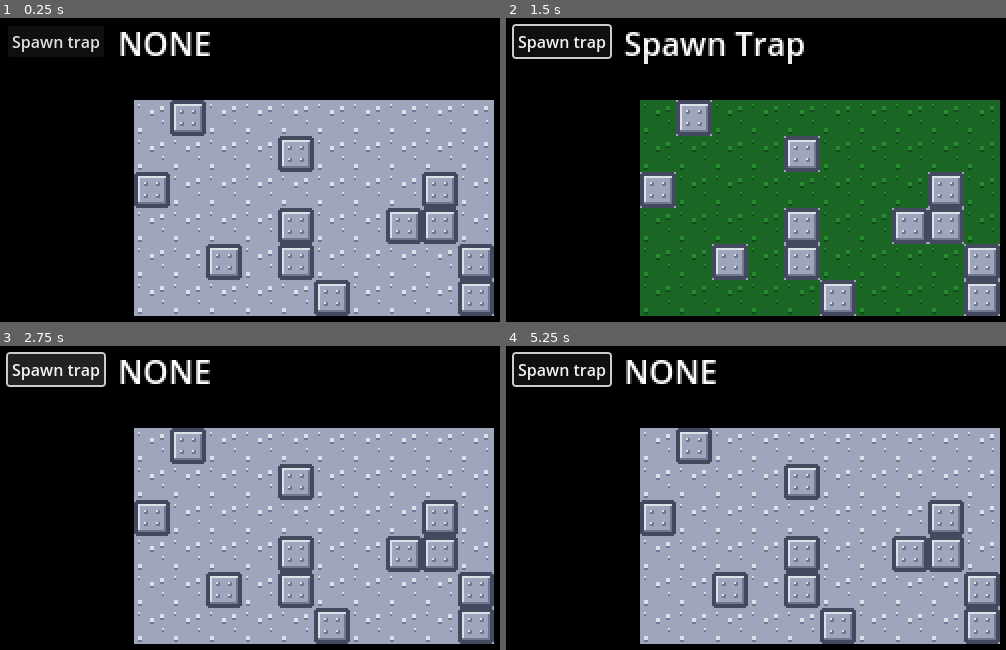
Above: before the commit, frames 1-4 (two rows, left to right).
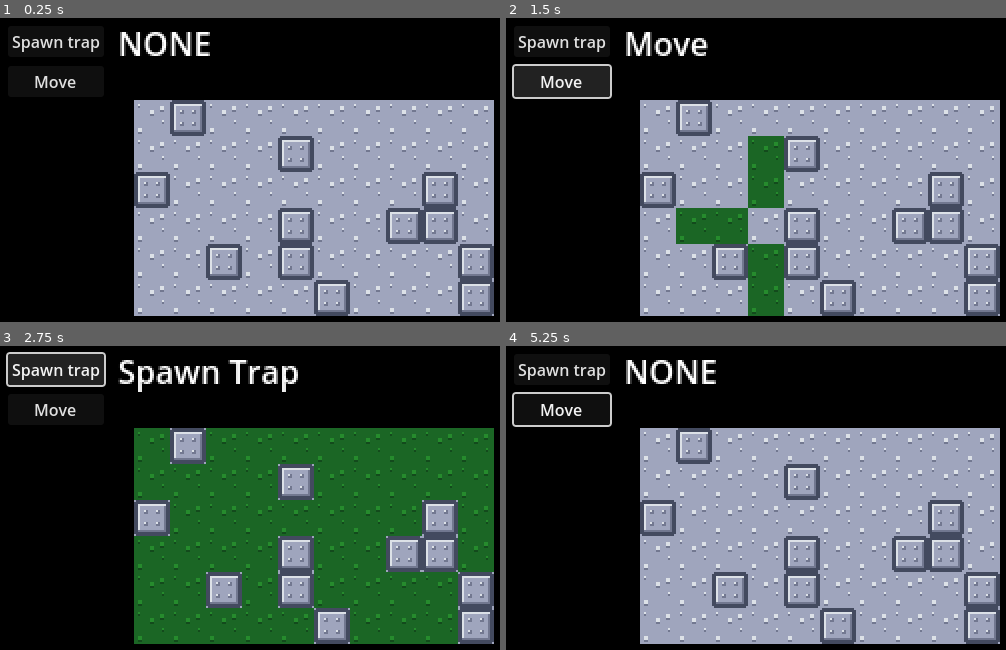
Above: after the commit, the same moments.

Repository: SadnessTrain/ronin-final-breath
Game: Godot game, scene res://Scenes/MainScene.tscn
Two runs of this game, one before a commit and one after it. Both use one fixed random seed, a clock stepped at 60 frames per second and the inputs below.
Inputs (mouse positions are in pixels of both pictures, inside the frame that each line leads up to):
- Up to frame 1 (0.25 s): no input
- Up to frame 2 (1.5 s): click "Spawn trap" at 0.5 s; click (561, 81) at 1.25 s, where only the run after the commit has a clickable "Move"
- Up to frame 3 (2.75 s): click "Spawn trap" at 2 s
- Up to frame 4 (5.25 s): click (561, 409) at 2.75 s, where only the run after the commit has a clickable "Move"; click "Spawn trap" at 3.5 s; click (561, 409) at 4.25 s, where only the run after the commit has a clickable "Move"; tap Enter at 5 s; move the mouse to (656, 446) at 5.02 s; click (656, 446) at 5.1 s

The runs differ from the first frame. In frame 1, 0.2% of the frame differs, in the area x 7-16%, y 19-24%; in frame 2, 40%; in frame 3, 43%, in the area x 7-99%, y 4-99%; in frame 4, 0.9%.

Commit message:
Add function to find all possible tiles to move on

Diff:
--- a/Scenes/MainScene.tscn
+++ b/Scenes/MainScene.tscn
@@ -18,6 +18,14 @@
 scale = Vector2(0.5, 0.5)
 text = "Spawn trap"
 
+[node name="Move" type="Button" parent="CanvasLayer"]
+offset_left = -72.0
+offset_top = -26.0
+offset_right = 24.0
+offset_bottom = 5.0
+scale = Vector2(0.5, 0.5)
+text = "Move"
+
 [node name="RichTextLabel" type="RichTextLabel" parent="CanvasLayer"]
 offset_left = -17.0
 offset_top = -49.0
@@ -35,3 +43,4 @@
 playfield = NodePath("../Playfield")
 
 [connection signal="pressed" from="CanvasLayer/SpawnTrap" to="TestingManager" method="handleSpawnTrapButtonClick"]
+[connection signal="pressed" from="CanvasLayer/Move" to="TestingManager" method="handleMoveButtonClick"]
--- a/Scripts/Autoload/UtilsAutoload.gd
+++ b/Scripts/Autoload/UtilsAutoload.gd
@@ -4,3 +4,40 @@
 	var rng = RandomNumberGenerator.new()
 	var randomNumber = rng.randf_range(min, max)
 	return randomNumber
+
+func FilterNulls(element):
+	return element != null
+
+func CoordinatesBetween(startPosition: Vector2i, endPosition: Vector2i) -> Array[Vector2i]:
+	var x1: int = startPosition.x
+	var y1: int = startPosition.y
+	var x2: int = endPosition.x
+	var y2: int = endPosition.y
+
+	var coordinates: Array[Vector2i] = []
+
+	if x1 == x2 && y1 == y2:
+		return [Vector2i(x1, y1)]
+
+	var dx: int = x2 - x1
+	var dy: int = y2 - y1
+
+	var stepX: int
+	var stepY: int
+
+	if abs(dx) >= abs(dy):
+		stepX = 1 if dx > 0 else -1
+		stepY = dy / abs(dx)
+	else:
+		stepX = dx / abs(dy)
+		stepY = 1 if dy > 0 else -1
+
+	var x: int = x1 + stepX
+	var y: int = y1 + stepY
+
+	while round(x) != x2 || round(y) != y2:
+		coordinates.append(Vector2i(round(x), round(y)))
+		x += stepX
+		y += stepY
+
+	return coordinates
--- a/Scripts/Playfield/Playfield.gd
+++ b/Scripts/Playfield/Playfield.gd
@@ -27,12 +27,22 @@
 	var wall: Entity = wallEntityScene.instantiate()
 	tile.appendEntity(wall)
 
-func GetTileByPos(pos: Vector2) -> Tile:
+func GetTileByPos(pos: Vector2i) -> Tile:
 	if !tiles.has(pos):
 		printerr("Cannot find tile on provided position")
 		return null
 
 	return tiles[pos]
+
+func GetArrayOfTilesByPos(tilesPos: Array[Vector2i]) -> Array[Tile]:
+	var toReturn: Array[Tile] = []
+	for tilePos in tilesPos:
+		var tile = GetTileByPos(tilePos)
+		if !tile:
+			break
+		toReturn.append(tile)
+
+	return toReturn
 
 func GetAllEmptyTiles() -> Array[Tile]:
 	var toReturn: Array[Tile] = []
@@ -43,6 +53,31 @@
 			toReturn.append(tile)
 
 	return toReturn
+
+func GetAllPossibleTilesToMove(currentPos: Vector2i, maxDistance: int) -> Array[Tile]:
+	var toReturn: Array[Tile] = []
+	for i in range(1, maxDistance + 1):
+		for tilePos in [Vector2i(i, 0), Vector2i(-i, 0), Vector2i(0, i), Vector2i(0, -i)]:
+			var tile: Tile = GetTileByPos(currentPos + tilePos)
+			if tile != null && CheckIfTileIsPossibleToMoveOn(currentPos, tile):
+				toReturn.append(tile)
+
+	return toReturn
+
+func CheckIfTileHasWall(tile: Tile) -> bool:
+	for entity in tile.entities:
+		if entity is WallEntity:
+			return true
+
+	return false
+
+func CheckIfTileIsPossibleToMoveOn(currentPos: Vector2i, tile: Tile) -> bool:
+	var allTilesBetween2Tiles = GetArrayOfTilesByPos(Utils.CoordinatesBetween(currentPos, tile.pos))
+
+	if CheckIfTileHasWall(tile) || allTilesBetween2Tiles.filter(CheckIfTileHasWall).size() > 0:
+		return false
+
+	return true
 
 func SetPossibleTilesHighlightingByTilesPos(tilesPos: Array[Vector2i], isActive: bool):
 	for tilePos in tilesPos:
--- a/Scripts/TestingManager.gd
+++ b/Scripts/TestingManager.gd
@@ -8,6 +8,7 @@
 enum Actions {
 	NONE,
 	SPAWN_TRAP,
+	MOVE
 }
 
 var currentAction: Actions = Actions.NONE
@@ -17,10 +18,10 @@
 	label.text = "NONE"
 
 func handleSpawnTrapButtonClick():
+	playfield.DisableAllTilesHighlighting()
 	if currentAction == Actions.SPAWN_TRAP:
 		currentAction = Actions.NONE
 		label.text = "NONE"
-		playfield.DisableAllTilesHighlighting()
 		return
 
 	currentAction = Actions.SPAWN_TRAP
@@ -32,6 +33,22 @@
 	if currentAction == Actions.NONE || tile == null || tile.CheckIfHasWall():
 		return
 
+	if currentAction == Actions.MOVE:
+		pass
+
 	var trap = trapScene.instantiate()
 	tile.appendEntity(trap)
 	tile.disableTileHighlighting()
+
+
+func handleMoveButtonClick():
+	playfield.DisableAllTilesHighlighting()
+	if currentAction == Actions.MOVE:
+		currentAction = Actions.NONE
+		label.text = "NONE"
+		return
+
+	currentAction = Actions.MOVE
+	label.text = "Move"
+	var possibleTiles = playfield.GetAllPossibleTilesToMove(Vector2i(3, 3), 2)
+	playfield.SetPossibleTilesHighlightingByTilesObj(possibleTiles, true)
